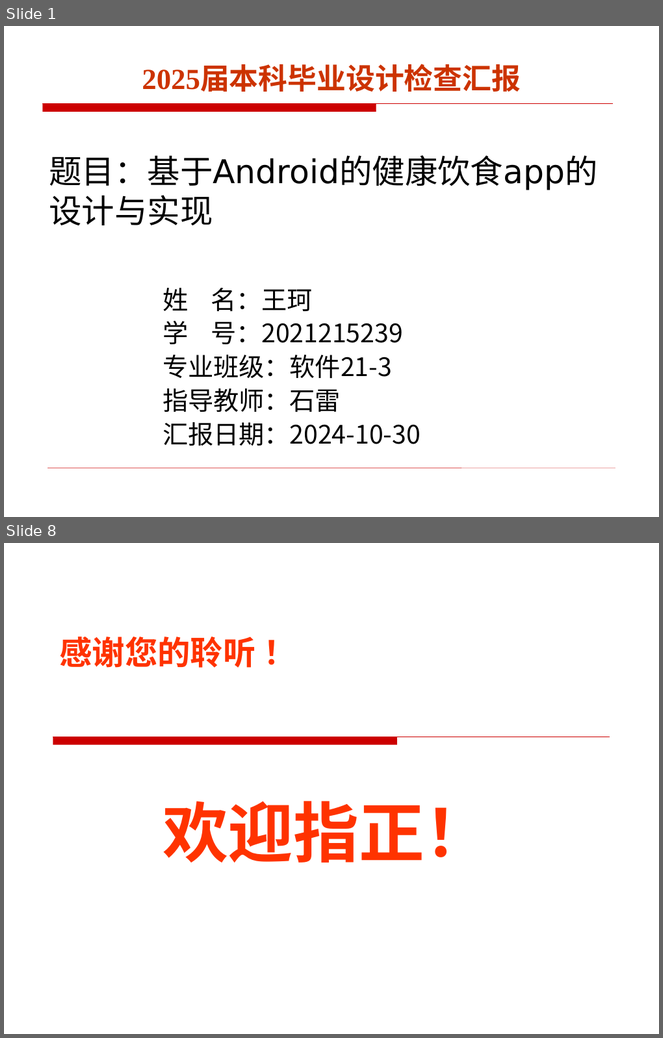
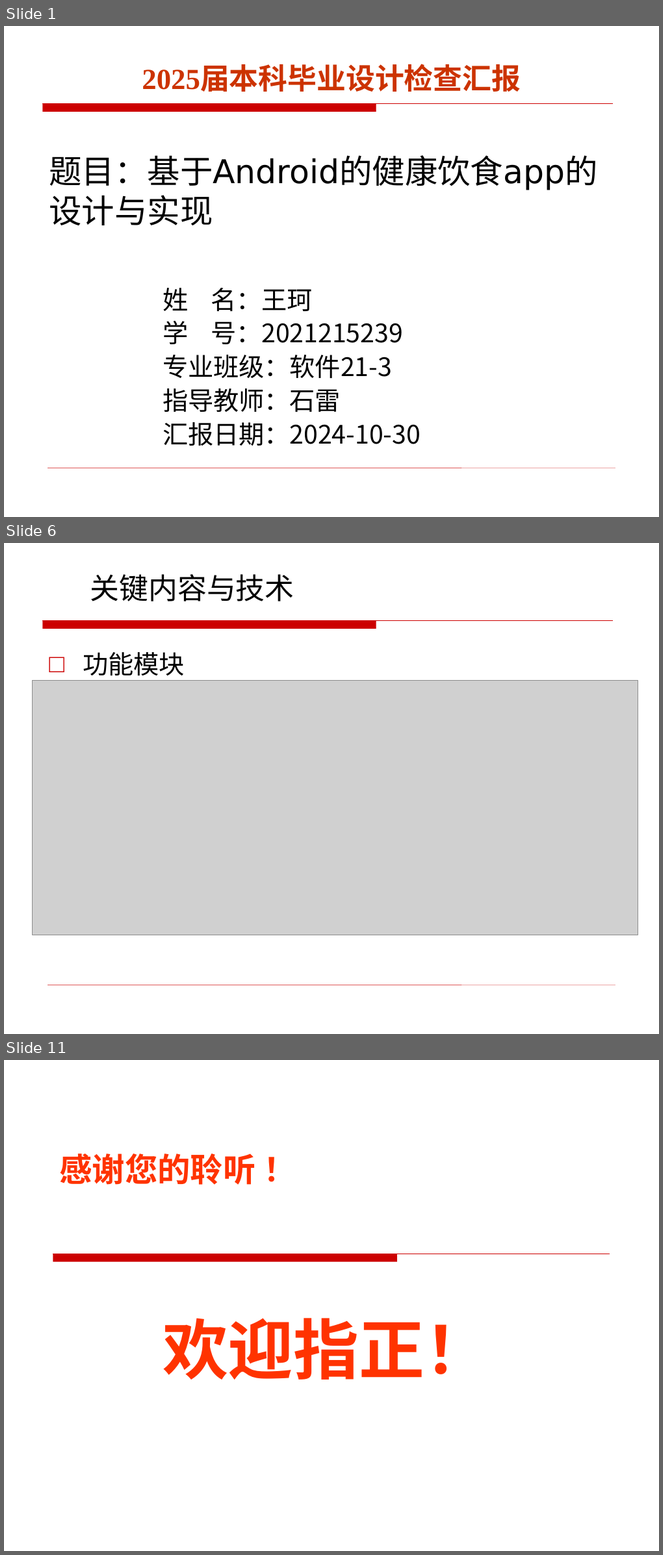
Before and after one commit to bensaku/ikun-home, a slide deck: 毕业设计/2021215239-王珂-软件学院本科毕业设计汇报检查PPT（第1次）.pptx. Shown one above the other, each under a label of ours: slides 1 and 8 before the commit, slides 1, 6 and 11 after it; the slides between them are not shown. The pictures are 663x1038 and 663x1555 pixels, drawn with LibreOffice and Linux fonts; fonts in the diff are those of the drawing; grey boxes stand for pictures; background and template pictures are left out. Boxes give left, top, right and bottom in pixels: in the first picture for what was removed or moved away, otherwise in the second. Text is boxed around its words. In the diff, an @@ line names an element or a change of style, - is before the commit and + after.

```diff
--- a/毕业设计/2021215239-王珂-软件学院本科毕业设计汇报检查PPT（第1次）.pptx
+++ b/毕业设计/2021215239-王珂-软件学院本科毕业设计汇报检查PPT（第1次）.pptx
@@ slide 6 added at [4,543,659,1034], background #FFFFFF; not listed: 2 template elements that a slide beside it also shows @@
@@ title added at [90,574,295,601], 32 pt, text #000000 @@
+关键内容与技术
@@ text added at [83,652,185,681], 28 pt, text #000000 @@
+□ 功能模块
@@ picture added at [32,681,638,936] @@
@@ what was slide 8 is now slide 11 @@
```
Also in this commit, not shown: 6 slides changed, 2 other slides added.
